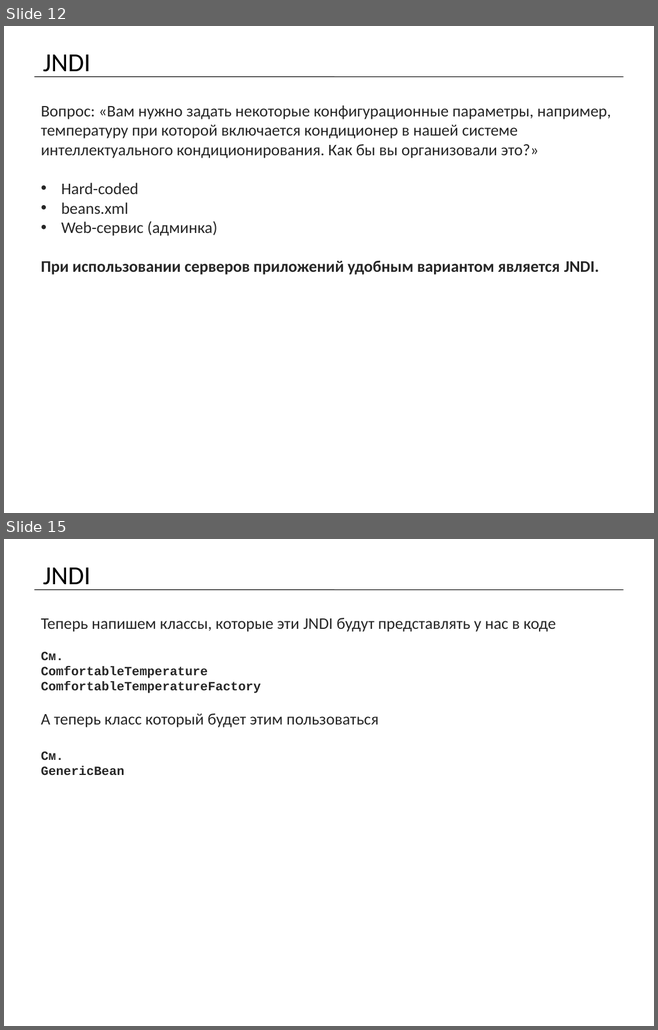
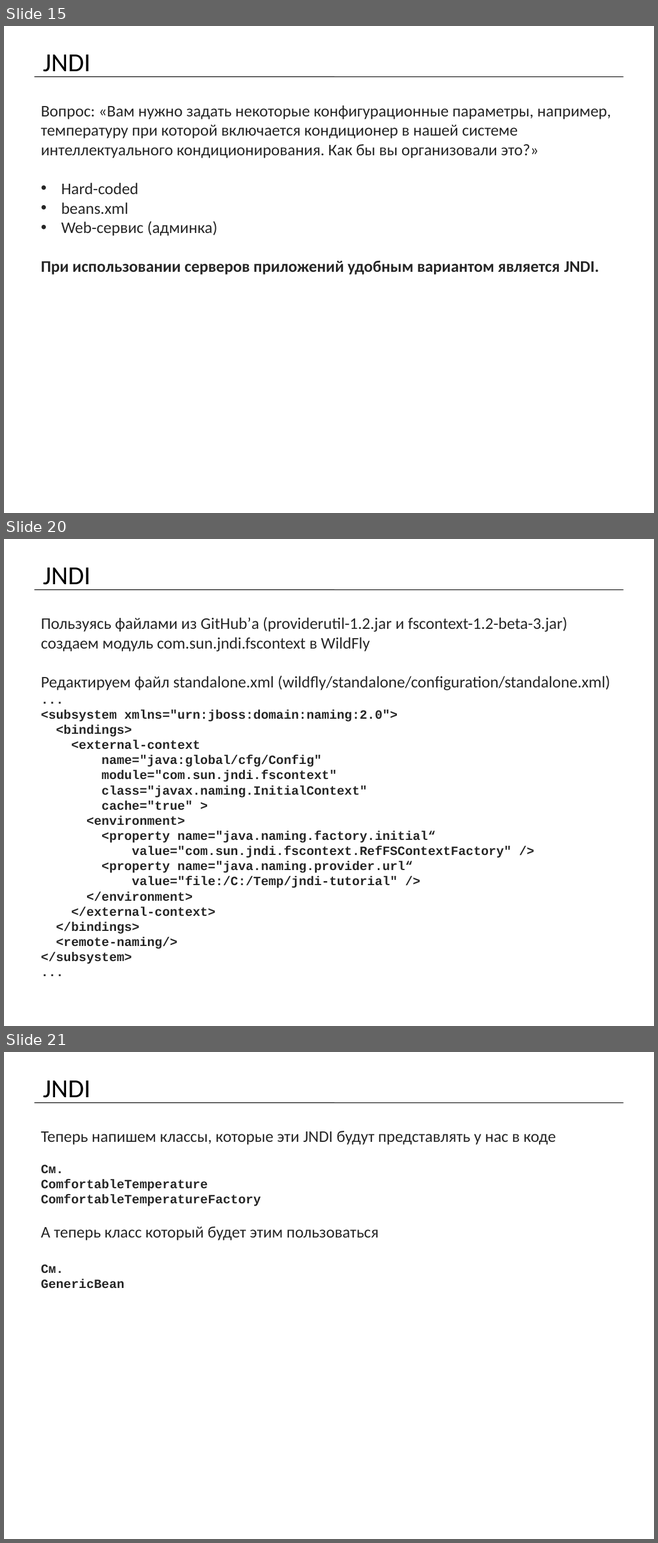
Before and after one commit to mrdekk/j2ee_course, a slide deck: lectures/j2ee. Lecture 3.pptx. Shown one above the other, each under a label of ours: slides 12 and 15 before the commit, slides 15, 20 and 21 after it; the slides between them are not shown. The pictures are 658x1030 and 658x1543 pixels, drawn with LibreOffice and Linux fonts; fonts in the diff are those of the drawing. Boxes give left, top, right and bottom in pixels: in the first picture for what was removed or moved away, otherwise in the second. Text is boxed around its words. In the diff, an @@ line names an element or a change of style, - is before the commit and + after.

Commit message:
change: Обновил лекцию 3 remove: Удалил старые дополнения к исходникам лекции 3 основанные на WebLogic add: Добавил дополнения к исходникам лекции 3 основанные на WildFly change: Обновил исходники к лекции 3 WebLogic -> WildFly

```diff
--- a/lectures/j2ee. Lecture 3.pptx
+++ b/lectures/j2ee. Lecture 3.pptx
@@ slide 20 added at (x1=4, y1=539, x2=654, y2=1026), background #FFFFFF @@
@@ title added at (x1=43, y1=567, x2=90, y2=590), 28.8 pt, text #000000 @@
+JNDI
@@ line added from (35, 589) to (623, 589), #000000 0.75 pt @@
@@ text added at (x1=41, y1=617, x2=610, y2=964), 14 pt, text #262626, bold @@
+Пользуясь файлами из GitHub’а (providerutil-1.2.jar и fscontext-1.2-beta-3.jar) создаем модуль com.sun.jndi.fscontext в WildFly
+Редактируем файл standalone.xml (wildfly/standalone/configuration/standalone.xml)
+...
+<subsystem xmlns="urn:jboss:domain:naming:2.0">
+<bindings>
+<external-context
+name="java:global/cfg/Config"
+module="com.sun.jndi.fscontext"
+class="javax.naming.InitialContext"
+cache="true" >
+<environment>
+<property name="java.naming.factory.initial“
+value="com.sun.jndi.fscontext.RefFSContextFactory" />
+<property name="java.naming.provider.url“
+value="file:/C:/Temp/jndi-tutorial" />
+</environment>
+</external-context>
+</bindings>
+<remote-naming/>
+</subsystem>
+...
@@ what was slide 12 is now slide 15 @@
@@ what was slide 15 is now slide 21 @@
```
Also in this commit, not shown: 9 slides changed, 7 other slides added, 2 slides removed, 40 other files.
